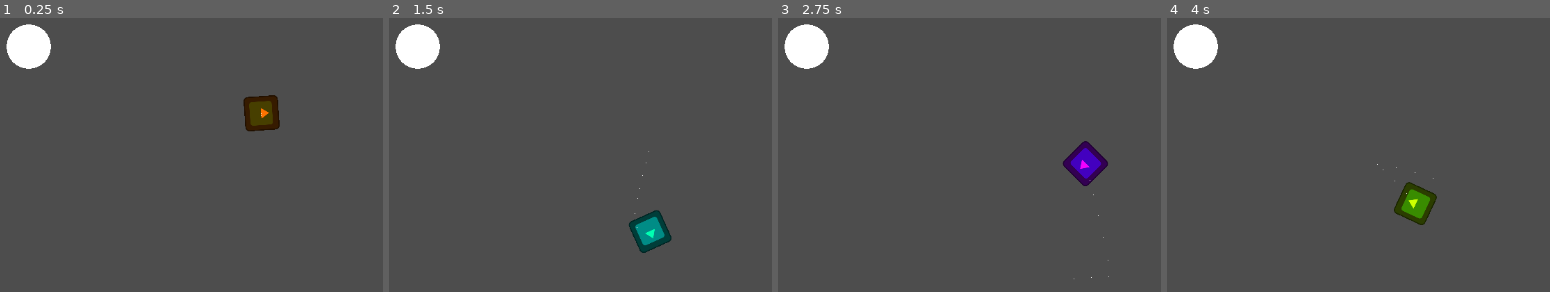
Above: before the commit, frames 1-4 (left to right).
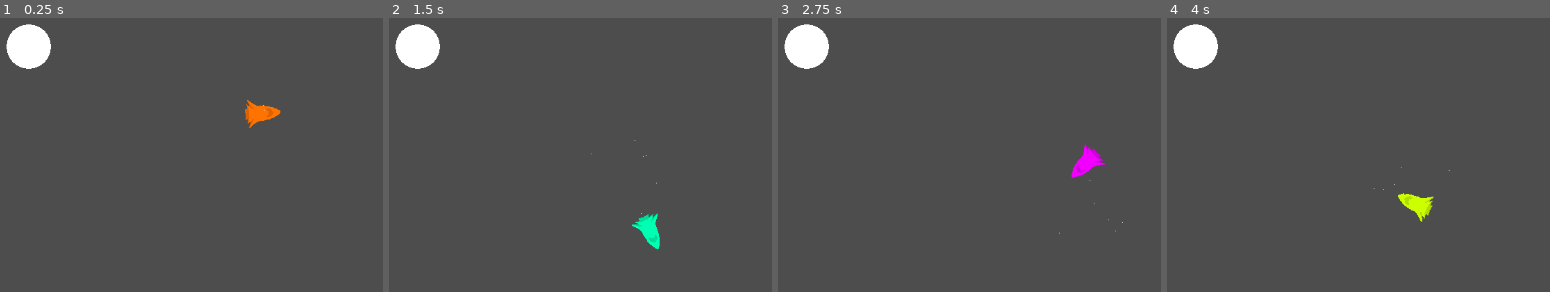
Above: after the commit, the same moments.

Repository: Setry/gj-solo
Game: Godot game, scene res://Scenes/MainTest.tscn
The game is run twice, just before and just after one commit, with the same random seed, the same clock (stepped at 60 frames per second) and the same inputs. The engine's default icon, where the game draws it, is replaced by a stand-in: a white triangle on a blue panel in a dark square.
Inputs:
- Up to frame 1 (0.25 s): no input
- Up to frame 2 (1.5 s): hold Space (press) 0.53-1.28 s; tap Space (press) at 1.35 s
- Up to frame 3 (2.75 s): hold Space (press) from 2.03 s (still down)
- Up to frame 4 (4 s): release Space (press) at 2.78 s; tap Space (press) at 2.85 s; hold Space (press) from 3.53 s (still down)

The runs differ from the first frame. In frame 1, 1.1% of the frame differs, in the area x 63-74%, y 28-42%; in frame 2, 1.1%, in the area x 52-74%, y 44-86%; in frame 3, 1.1%; in frame 4, 1.1%.

Commit message:
Add rocket

Diff:
--- a/assets/Player.tscn
+++ b/assets/Player.tscn
@@ -1,23 +1,25 @@
 [gd_scene load_steps=6 format=3 uid="uid://blkxf2p205brj"]
 
 [ext_resource type="Script" uid="uid://cvcpiokiqskau" path="res://scripts/player.gd" id="1_16d5g"]
-[ext_resource type="Texture2D" uid="uid://dn1n7fpwwitj2" path="res://Sprites/icon.svg" id="1_jumf5"]
 [ext_resource type="Script" uid="uid://ce0pij7kw5fts" path="res://scripts/CharSprite.gd" id="2_16d5g"]
+[ext_resource type="Texture2D" uid="uid://d4ki8iu7ioy4m" path="res://Sprites/Rocket.png" id="2_ah03f"]
 
 [sub_resource type="CircleShape2D" id="CircleShape2D_e80uo"]
 radius = 30.0
 
 [sub_resource type="ParticleProcessMaterial" id="ParticleProcessMaterial_16d5g"]
+lifetime_randomness = 0.4
 particle_flag_disable_z = true
 direction = Vector3(0, -1, 0)
+initial_velocity_max = 105.13
 gravity = Vector3(0, 98, 0)
 
 [node name="Player" type="CharacterBody2D"]
 script = ExtResource("1_16d5g")
 
 [node name="Sprite2D" type="Sprite2D" parent="."]
-scale = Vector2(0.386719, 0.386719)
-texture = ExtResource("1_jumf5")
+scale = Vector2(0.03125, 0.03125)
+texture = ExtResource("2_ah03f")
 script = ExtResource("2_16d5g")
 
 [node name="CollisionShape2D" type="CollisionShape2D" parent="."]
--- a/scripts/player.gd
+++ b/scripts/player.gd
@@ -38,4 +38,3 @@
 
 		var actual_rotation = rotation - PI / 2 # 0 = up
 		velocity = Vector2(cos(actual_rotation), sin(actual_rotation)).normalized() * movement_speed
-		print(velocity)
Binary file added: Sprites/Rocket.png
Not shown, added: Sprites/Rocket.png.import
